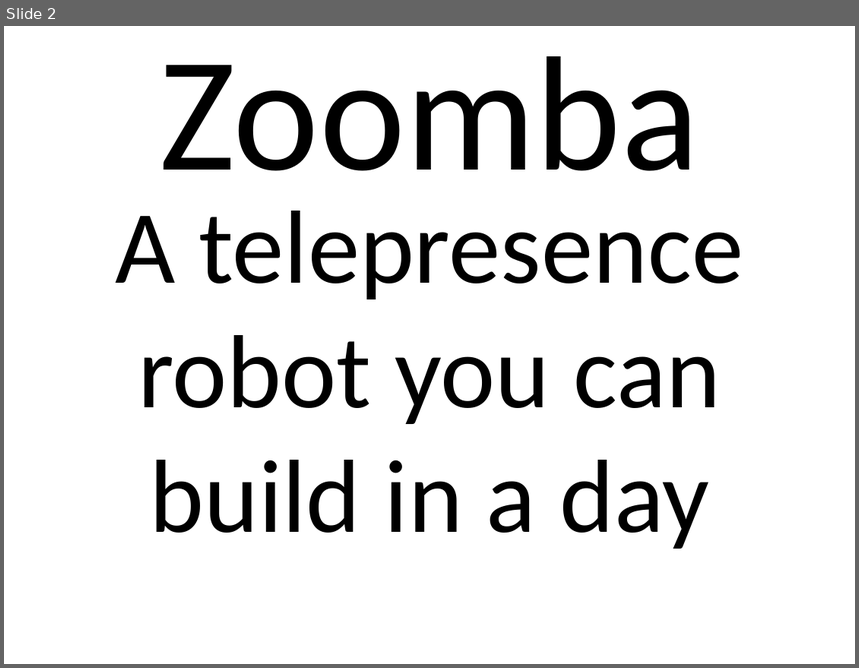
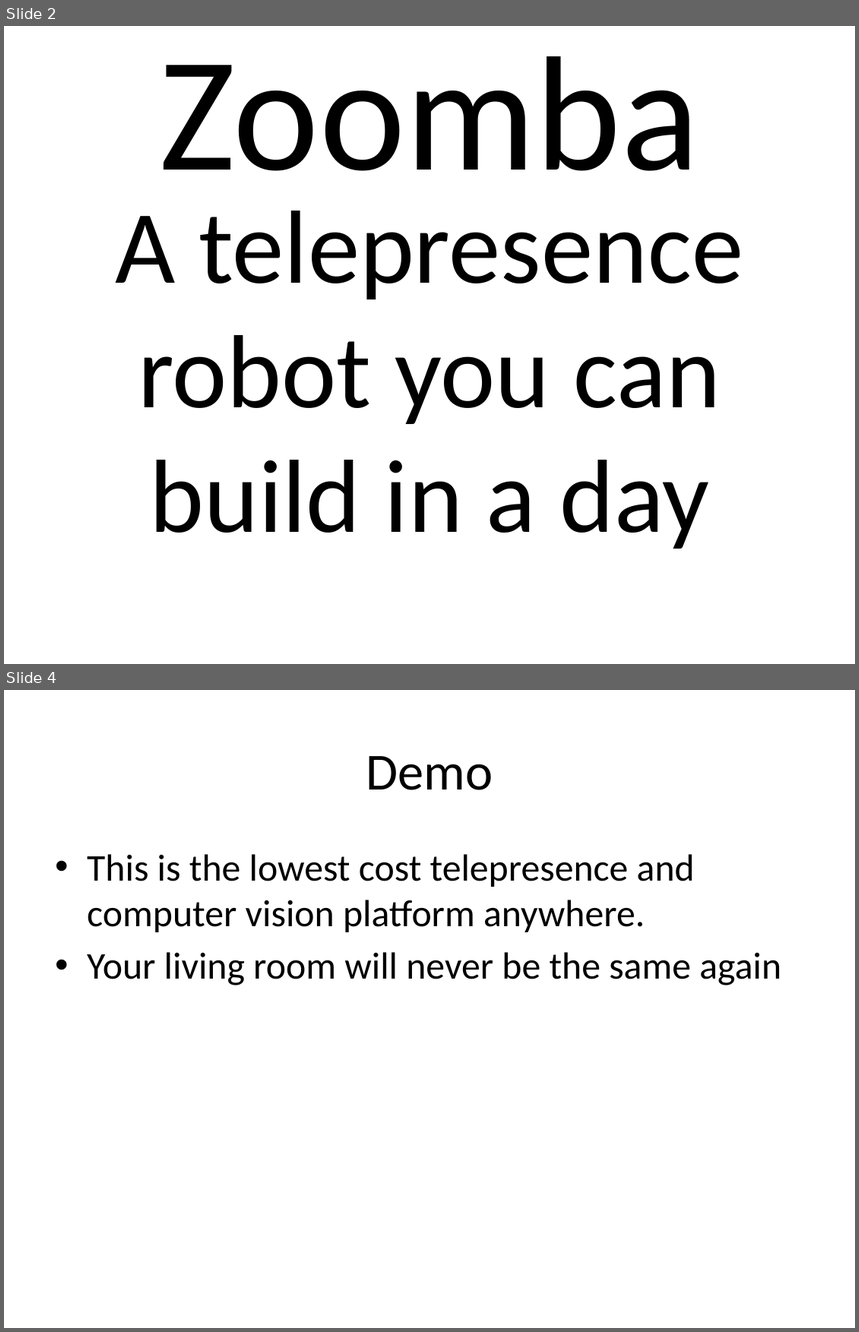
Before and after one commit to antfriend/Tele, a slide deck: Zoomba.pptx. Shown one above the other, each under a label of ours: slide 2 before the commit, slides 2 and 4 after it; the slides between them are not shown. The pictures are 859x668 and 859x1332 pixels, drawn with LibreOffice and Linux fonts; fonts in the diff are those of the drawing. Boxes give left, top, right and bottom in pixels: in the first picture for what was removed or moved away, otherwise in the second. Text is boxed around its words. In the diff, an @@ line names an element or a change of style, - is before the commit and + after.

```diff
--- a/Zoomba.pptx
+++ b/Zoomba.pptx
@@ slide 4 added at [4,690,855,1328], background #FFFFFF @@
@@ title added at [366,756,493,790], 44 pt, text #000000 @@
+Demo
@@ text added at [87,854,781,986], 32 pt, text #000000 @@
+• This is the lowest cost telepresence and computer vision platform anywhere.
+• Your living room will never be the same again
```
Also in this commit, not shown: 1 slide changed, 7 other slides added.
